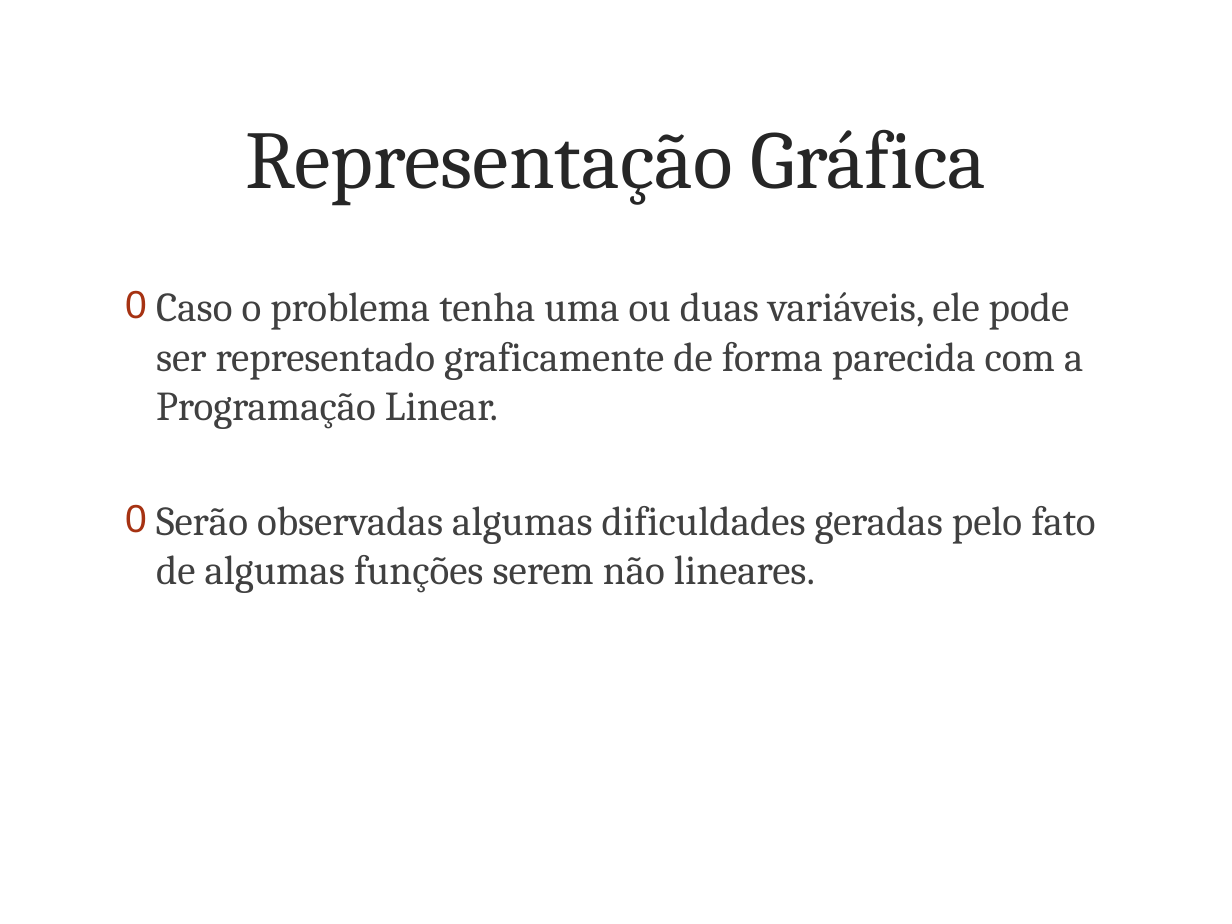
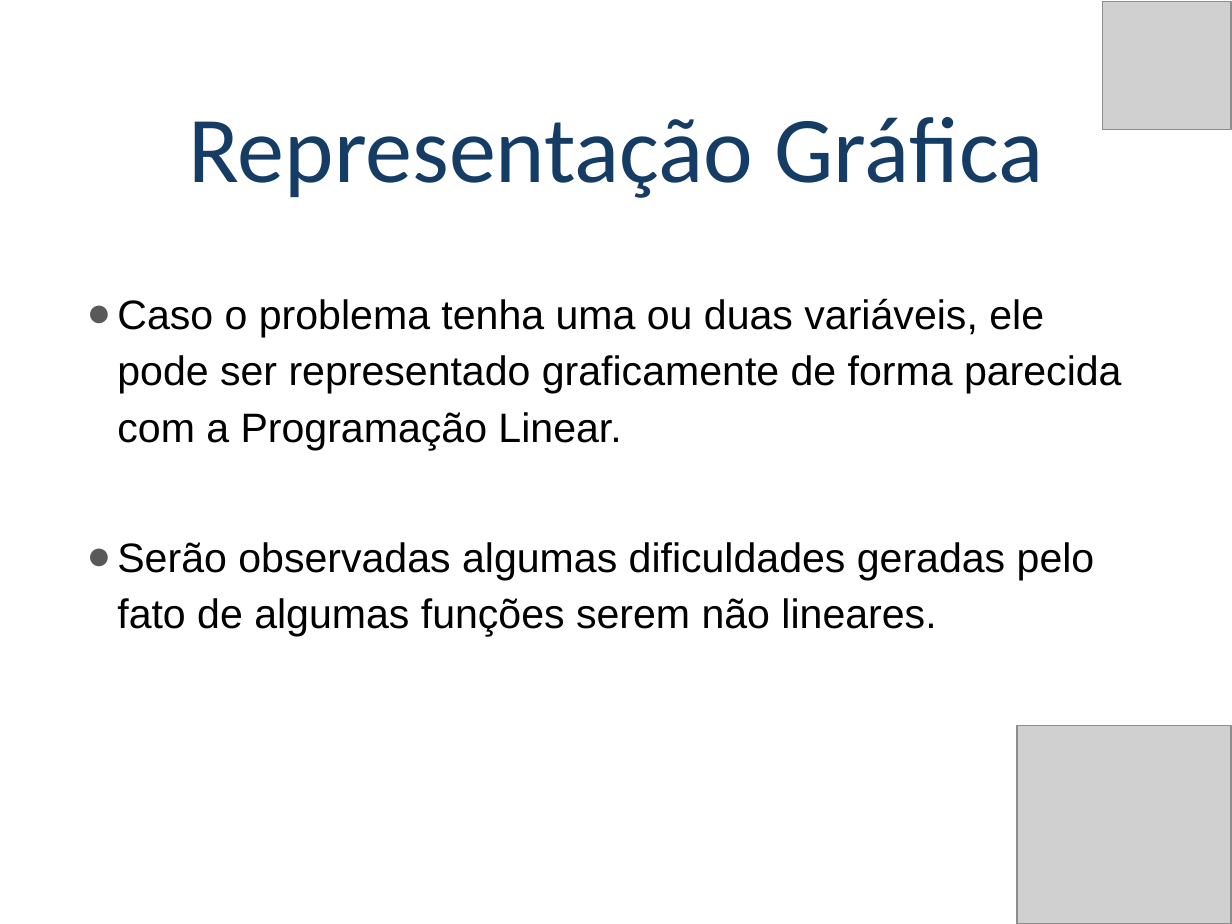
Before and after one commit to poparatodos/Pesquisa-Operacional-Para-Todos, a slide deck: slide 6 of assets/slides/po2/Programação Não Linear.pptx. Drawn at 1232x924 pixels with LibreOffice and Linux fonts; fonts in the diff are those of the drawing; grey boxes stand for pictures; background and template pictures are left out. Boxes give left, top, right and bottom in pixels: in the first picture for what was removed or moved away, otherwise in the second. Text is boxed around its words. In the diff, an @@ line names an element or a change of style, - is before the commit and + after.

```diff
--- a/assets/slides/po2/Programação Não Linear.pptx
+++ b/assets/slides/po2/Programação Não Linear.pptx
@@ title "Representação Gráfica": place and size @@
-title "Representação Gráfica" at box(245, 129, 987, 206)
+title "Representação Gráfica" at box(189, 117, 1043, 198)
@@ title "Representação Gráfica" at box(189, 117, 1043, 198): size 48 to 55 pt, font Cambria to Calibri, text colour #262626 to #143C64; line spacing 1 to 0.9; vertical alignment middle to bottom @@
@@ picture added at box(1103, 1, 1231, 129) @@
@@ text "Caso o problema tenha uma ...": place and size @@
-text "Caso o problema tenha uma ..." at box(156, 292, 1095, 593)
+text "Caso o problema tenha uma ..." at box(117, 298, 1122, 637)
@@ text "Caso o problema tenha uma ..." at box(117, 298, 1122, 637): font Cambria to Arial, text colour #404040 to #000000; bullet 0 to ●; line spacing 1 to 1.15; less space between paragraphs; bullet colour #A63212 to #595959; more space between paragraphs @@
@@ picture added at box(1016, 726, 1231, 924) @@
```
Also in this commit, not shown: 31 other slides changed, 11 other files.
